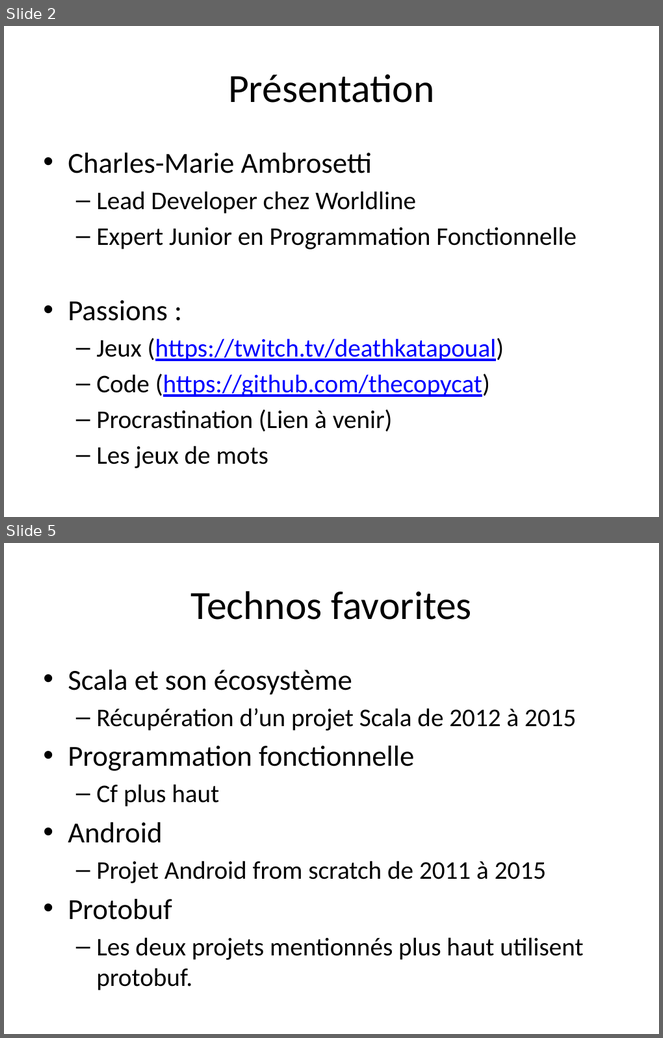
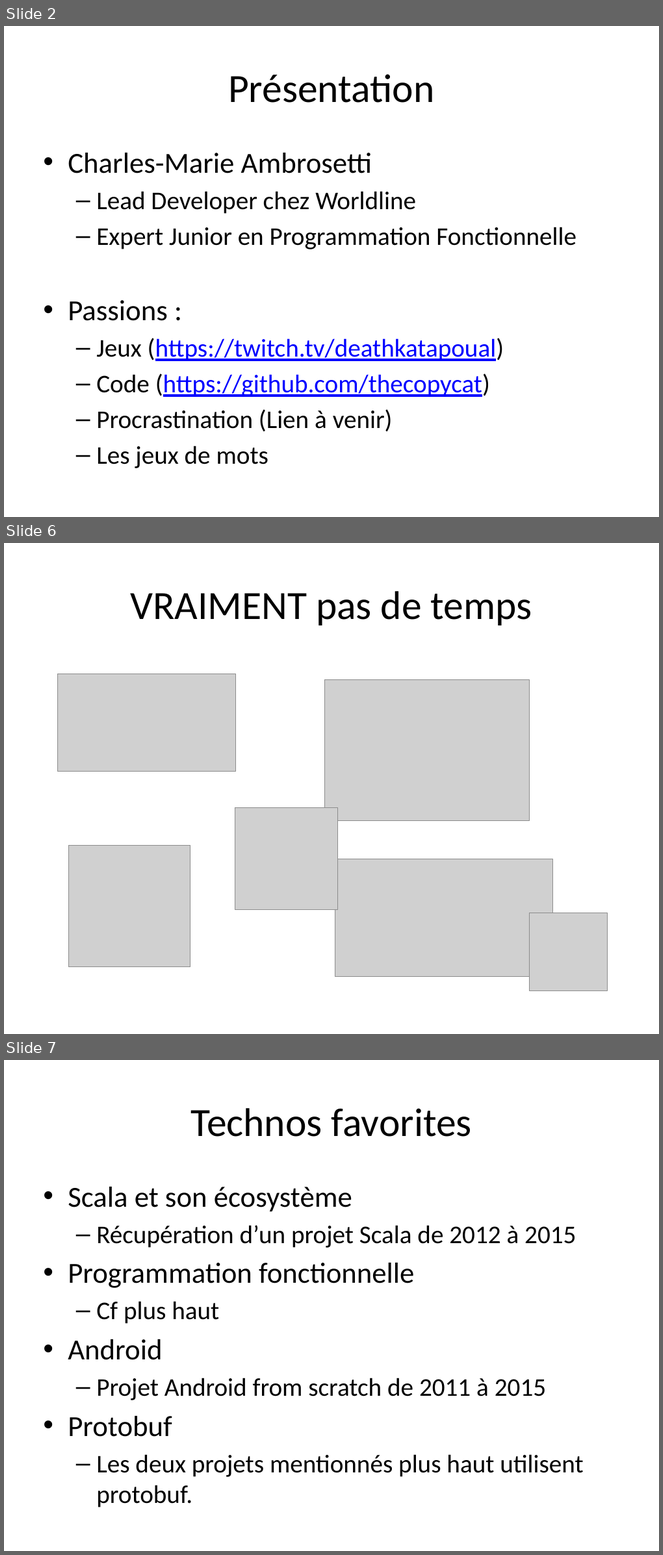
Before and after one commit to TheCopycat/protobuf-powered-android, a slide deck: protobuf-powered.pptx. Shown one above the other, each under a label of ours: slides 2 and 5 before the commit, slides 2, 6 and 7 after it; the slides between them are not shown. The pictures are 663x1038 and 663x1555 pixels, drawn with LibreOffice and Linux fonts; fonts in the diff are those of the drawing; grey boxes stand for pictures. Boxes give left, top, right and bottom in pixels: in the first picture for what was removed or moved away, otherwise in the second. Text is boxed around its words. In the diff, an @@ line names an element or a change of style, - is before the commit and + after.

```diff
--- a/protobuf-powered.pptx
+++ b/protobuf-powered.pptx
@@ slide 6 added at (4,543,659,1034), background #FFFFFF @@
@@ title added at (130,591,532,626), 44 pt, text #000000 @@
+VRAIMENT pas de temps
@@ picture added at (58,674,236,772) @@
@@ picture added at (324,680,529,821) @@
@@ picture added at (235,808,337,910) @@
@@ picture added at (68,845,190,967) @@
@@ picture added at (336,859,553,977) @@
@@ picture added at (529,913,607,991) @@
@@ what was slide 5 is now slide 7 @@
```
Also in this commit, not shown: 3 slides changed, 1 other slide added, 1 other file.
